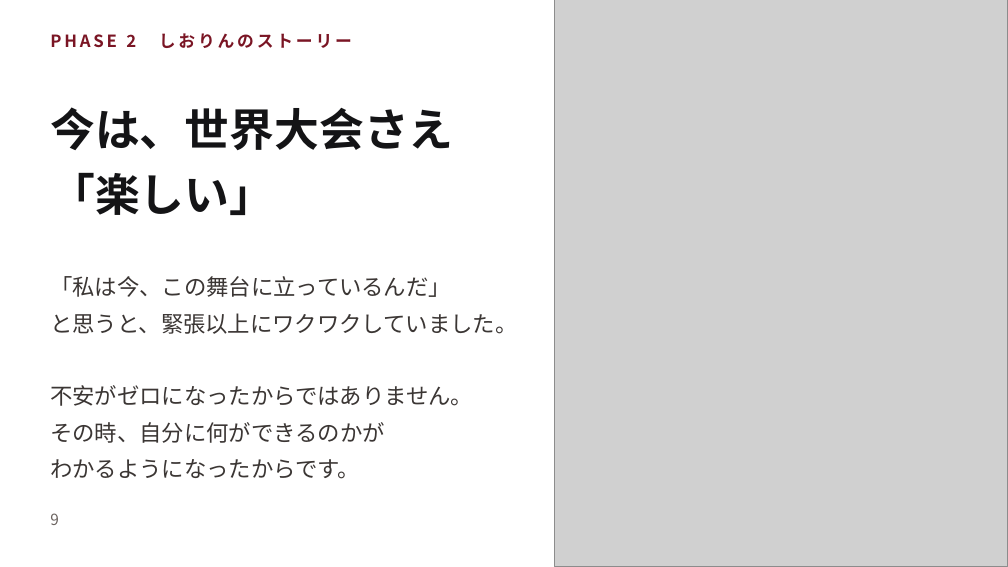
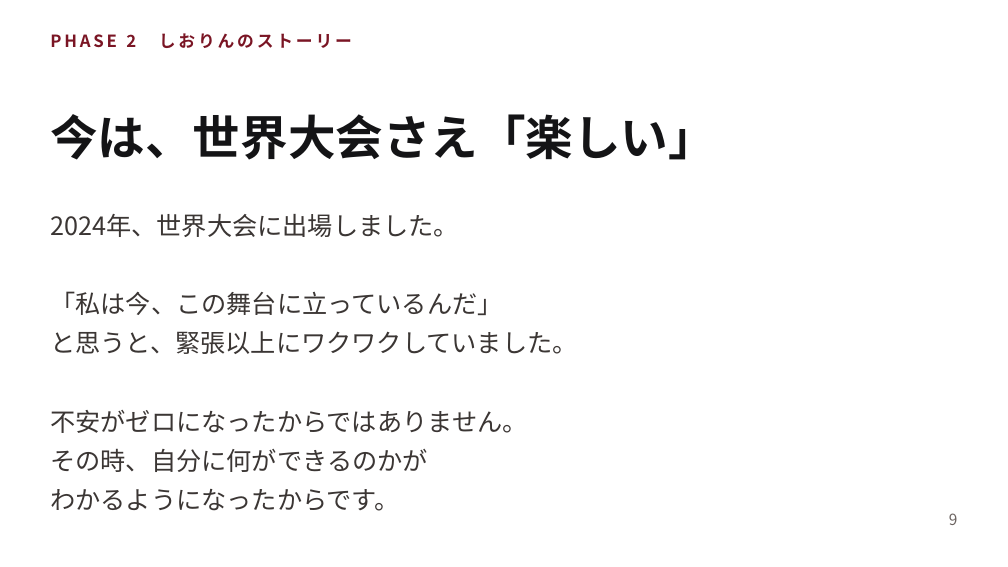
Before and after one commit to shiori0823/shiorin-trainer, a slide deck: slide 9 of deck/consultation-deck.pptx. Drawn at 1008x567 pixels with LibreOffice and Linux fonts; fonts in the diff are those of the drawing; grey boxes stand for pictures. Boxes give left, top, right and bottom in pixels: in the first picture for what was removed or moved away, otherwise in the second. Text is boxed around its words. In the diff, an @@ line names an element or a change of style, - is before the commit and + after.

```diff
--- a/deck/consultation-deck.pptx
+++ b/deck/consultation-deck.pptx
@@ picture removed at box(554, 0, 1008, 566) @@
@@ text at box(50, 114, 716, 160): text changed; size 32 to 34 pt @@
-今は、世界大会さえ
-「楽しい」
+今は、世界大会さえ「楽しい」
@@ text "2024年、世界大会に出場しました。": place and size @@
-text "2024年、世界大会に出場しました。" at box(50, 276, 517, 479)
+text "2024年、世界大会に出場しました。" at box(50, 214, 577, 511)
@@ text at box(50, 214, 459, 237): paragraph added @@
+2024年、世界大会に出場しました。
@@ text at box(50, 291, 577, 511): size 16 to 18 pt in "「私は今、この舞台に立っているんだ」", "と思うと、緊張以上にワクワクしていました。", "不安がゼロになったからではありません。", "その時、自分に何ができるのかが" and 1 more places; line spacing 26pt to 28pt @@
@@ text "9": place and size @@
-text "9" at box(50, 513, 59, 525)
+text "9" at box(949, 513, 958, 525)
@@ text "9" at box(949, 513, 958, 525): alignment left to right @@
```
Also in this commit, not shown: 2 other slides changed, 5 other files.
